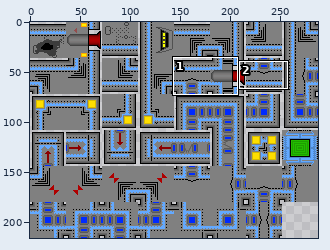
File history of a sprite sheet, art/ships/boss_tile_array.png. The picture above shows the old version from afar; the outline marks the close-up.
Close-up. First the earlier version:
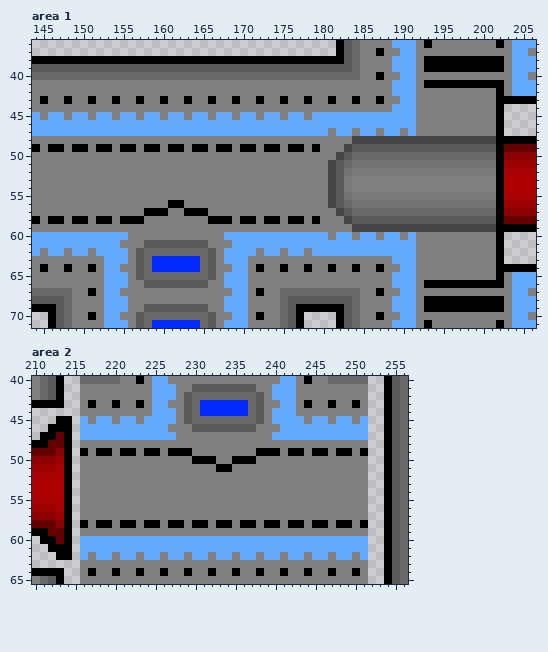
The file is 288x216 pixels. Colours within 5 levels of each other are drawn and written as one. Shown: area 1: x 144..206, y 36..71; area 2: x 210..256, y 40..65.
After:
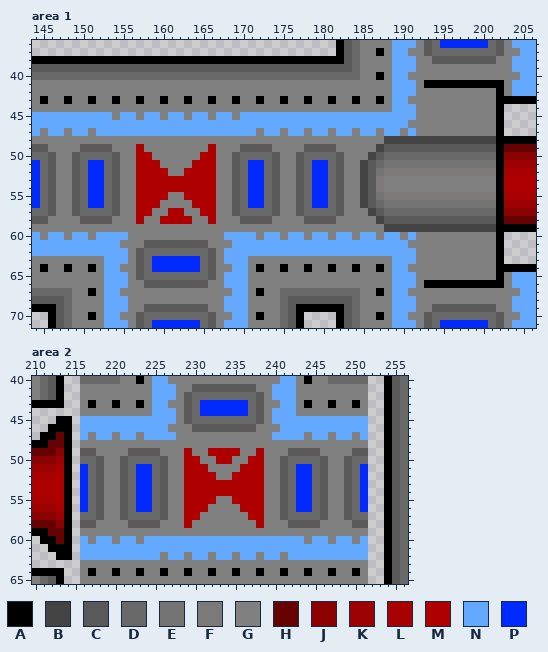
Palette (. is transparent): A #000000  B #444444  C #595959  D #686868  E #757474  F #7c7979  G #808080  H #650101  J #8b0000  K #9d0202  L #a70101  M #af0000  N #63a9ff  P #002aff
What changed:
Area 1:
y 36: x 193..202 AGGGGGGGGA -> CDPPPPPPDC
y 37: x 189 G -> N; x 191 N -> G; x 193..202 GGGGGGGGGG -> CDDDDDDDDC; x 204 N -> G; x 206 G -> N
y 38: x 193..202 AAAAAAAAAA -> GCCCCCCCCG
y 39: x 193..202 AAAAAAAAAA -> GGGGGGGGGG
y 40: x 189 G -> N; x 191 N -> G; x 204 N -> G; x 206 G -> N
y 43: x 189 G -> N; x 191 N -> G
y 45: x 145 G -> N; x 148 G -> N; x 151 G -> N; x 172 G -> N; x 175 G -> N; x 178 G -> N
y 46: x 191 N -> G
y 47: x 145 N -> G; x 148 N -> G; x 151 N -> G; x 172 N -> G; x 175 N -> G; x 178 N -> G
y 48: x 184..187 BBBB -> GGGG
y 49: x 144..147 AGAA -> CCGG; x 149..153 AAGAA -> GCCCC; x 155..159 AAGAA -> GGMGG; x 161..162 AA -> GG; x 164..168 AAGAA -> GGMGG; x 170..174 AAGAA -> CCCCG; x 176..181 AAGAGG -> GGCCCC; x 183..187 BCCCC -> GGGGB
y 50: x 144..146 GGG -> DDC; x 149..154 GGGGGG -> CDDDDC; x 157..158 GG -> MM; x 165..166 GG -> MM; x 169..174 GGGGGG -> CDDDDC; x 177..187 GGGGGBCDDDD -> CDDDDCGGGBC
y 51: x 144..146 GGG -> PDC; x 149..154 GGGGGG -> CDPPDC; x 157..159 GGG -> MMM; x 164..166 GGG -> MMM; x 169..174 GGGGGG -> CDPPDC; x 177..181 GGGGB -> CDPPD; x 183..187 DEEEE -> GGBCD
y 52: x 144..146 GGG -> PDC; x 149..154 GGGGGG -> CDPPDC; x 157..160 GGGG -> MMMM; x 163..166 GGGG -> MMMM; x 169..174 GGGGGG -> CDPPDC; x 177..181 GGGGB -> CDPPD; x 183..187 EFFFF -> GGBCE
y 53..54: x 144..146 GGG -> PDC; x 149..154 GGGGGG -> CDPPDC; x 157..166 GGGGGGGGGG -> MMMMMMMMMM; x 169..174 GGGGGG -> CDPPDC; x 177..181 GGGGB -> CDPPD; x 183 F -> G; x 185..187 GGG -> BCF
y 55: x 144..146 GGG -> PDC; x 149..154 GGGGGG -> CDPPDC; x 157..160 GGGG -> MMMM; x 163..166 GGGG -> MMMM; x 169..174 GGGGGG -> CDPPDC; x 177..181 GGGGB -> CDPPD; x 183..187 EFFFF -> GGBCE
y 56: x 144..146 GGG -> PDC; x 149..154 GGGGGG -> CDPPDC; x 157..159 GGG -> MMM; x 161..162 AA -> GG; x 164..166 GGG -> MMM; x 169..174 GGGGGG -> CDPPDC; x 177..181 GGGGB -> CDPPD; x 183..187 DEEEE -> GGBCD
y 57: x 144..146 GGG -> DDC; x 149..154 GGGGGG -> CDDDDC; x 157..166 GAAAGGAAAG -> MMGGMMGGMM; x 169..174 GGGGGG -> CDDDDC; x 177..187 GGGGGBCDDDD -> CDDDDCGGGBC
y 58: x 144..147 AGAA -> CCGG; x 149..153 AAGAA -> GCCCC; x 155..157 AAA -> GGM; x 160..163 GGGG -> MMMM; x 166..168 AAA -> MGG; x 170..174 AAGAA -> CCCCG; x 176..181 AAGAGG -> GGCCCC; x 183..187 BCCCC -> GGGGB
y 59: x 184..187 BBBB -> GGGG
y 60: x 145 N -> G; x 148 N -> G; x 151 N -> G; x 172 N -> G; x 175 N -> G; x 178 N -> G
y 61: x 191 N -> G
y 62: x 145 G -> N; x 148 G -> N; x 151 G -> N; x 172 G -> N; x 175 G -> N; x 178 G -> N
y 64: x 189 G -> N; x 191 N -> G
y 67: x 189 G -> N; x 191 N -> G; x 204 N -> G; x 206 G -> N
y 68: x 193..202 AAAAAAAAAA -> GGGGGGGGGG
y 69: x 193..202 AAAAAAAAAA -> GCCCCCCCCG
y 70: x 189 G -> N; x 191 N -> G; x 193..202 GGGGGGGGGG -> CDDDDDDDDC; x 204 N -> G; x 206 G -> N
y 71: x 193..202 AGGGGGGGGA -> CDPPPPPPDC
Area 2:
y 45: x 217 G -> N; x 220 G -> N; x 223 G -> N; x 244 G -> N; x 247 G -> N; x 250 G -> N
y 47: x 217 N -> G; x 220 N -> G; x 223 N -> G; x 244 N -> G; x 247 N -> G; x 250 N -> G
y 49: x 216..219 AGAA -> CCGG; x 221..225 AAGAA -> GCCCC; x 227..229 AAA -> GGM; x 232..235 GGGG -> MMMM; x 238..240 AAA -> MGG; x 242..246 AAGAA -> CCCCG; x 248..251 AAGA -> GGCC
y 50: x 216..218 GGG -> DDC; x 221..226 GGGGGG -> CDDDDC; x 229..238 GAAAGGAAAG -> MMGGMMGGMM; x 241..246 GGGGGG -> CDDDDC; x 249..251 GGG -> CDD
y 51: x 216..218 GGG -> PDC; x 221..226 GGGGGG -> CDPPDC; x 229..231 GGG -> MMM; x 233..234 AA -> GG; x 236..238 GGG -> MMM; x 241..246 GGGGGG -> CDPPDC; x 249..251 GGG -> CDP
y 52: x 216..218 GGG -> PDC; x 221..226 GGGGGG -> CDPPDC; x 229..232 GGGG -> MMMM; x 235..238 GGGG -> MMMM; x 241..246 GGGGGG -> CDPPDC; x 249..251 GGG -> CDP
y 53..54: x 216..218 GGG -> PDC; x 221..226 GGGGGG -> CDPPDC; x 229..238 GGGGGGGGGG -> MMMMMMMMMM; x 241..246 GGGGGG -> CDPPDC; x 249..251 GGG -> CDP
y 55: x 216..218 GGG -> PDC; x 221..226 GGGGGG -> CDPPDC; x 229..232 GGGG -> MMMM; x 235..238 GGGG -> MMMM; x 241..246 GGGGGG -> CDPPDC; x 249..251 GGG -> CDP
y 56: x 216..218 GGG -> PDC; x 221..226 GGGGGG -> CDPPDC; x 229..231 GGG -> MMM; x 236..238 GGG -> MMM; x 241..246 GGGGGG -> CDPPDC; x 249..251 GGG -> CDP
y 57: x 216..218 GGG -> DDC; x 221..226 GGGGGG -> CDDDDC; x 229..230 GG -> MM; x 237..238 GG -> MM; x 241..246 GGGGGG -> CDDDDC; x 249..251 GGG -> CDD
y 58: x 216..219 AGAA -> CCGG; x 221..225 AAGAA -> GCCCC; x 227..231 AAGAA -> GGMGG; x 233..234 AA -> GG; x 236..240 AAGAA -> GGMGG; x 242..246 AAGAA -> CCCCG; x 248..251 AAGA -> GGCC
y 60: x 217 N -> G; x 220 N -> G; x 223 N -> G; x 244 N -> G; x 247 N -> G; x 250 N -> G
y 62: x 217 G -> N; x 220 G -> N; x 223 G -> N; x 244 G -> N; x 247 G -> N; x 250 G -> N
